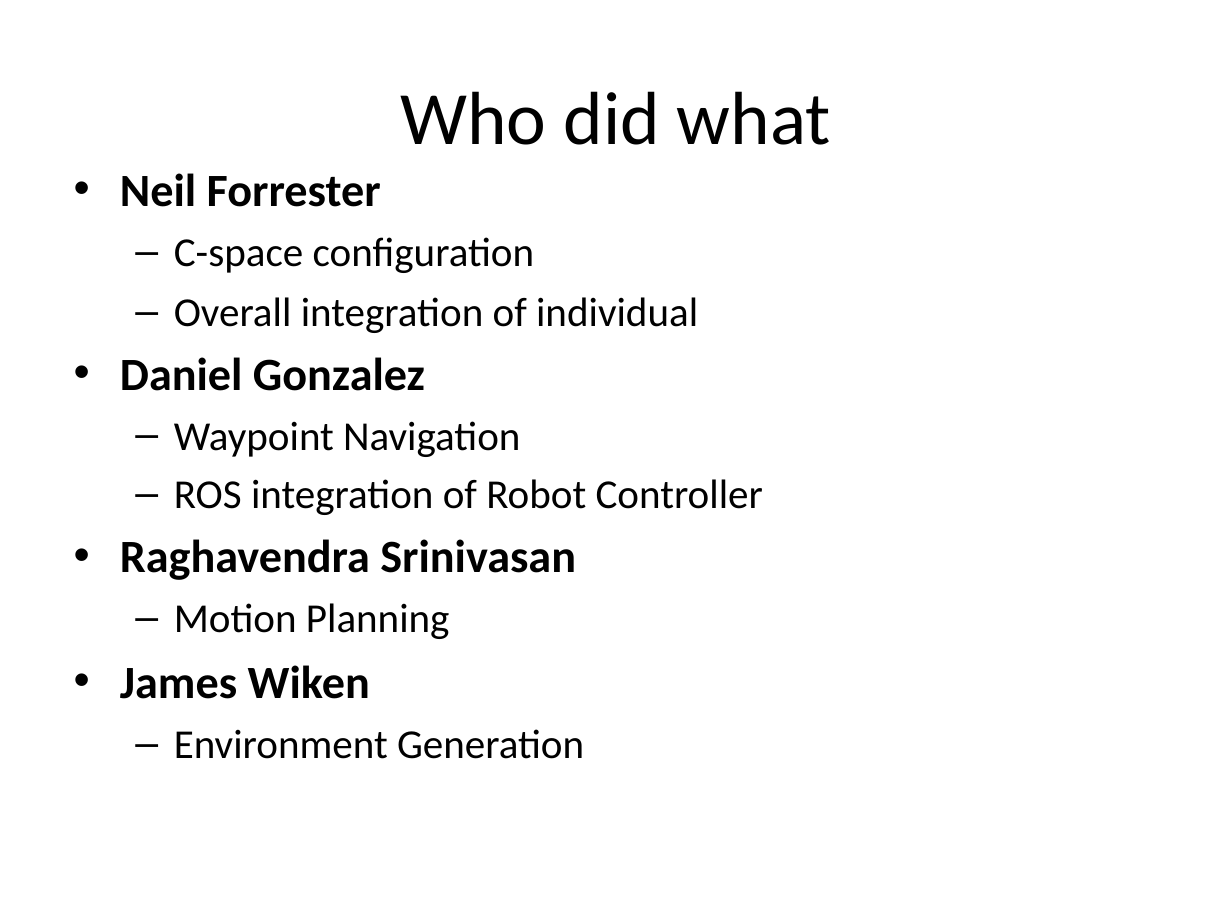
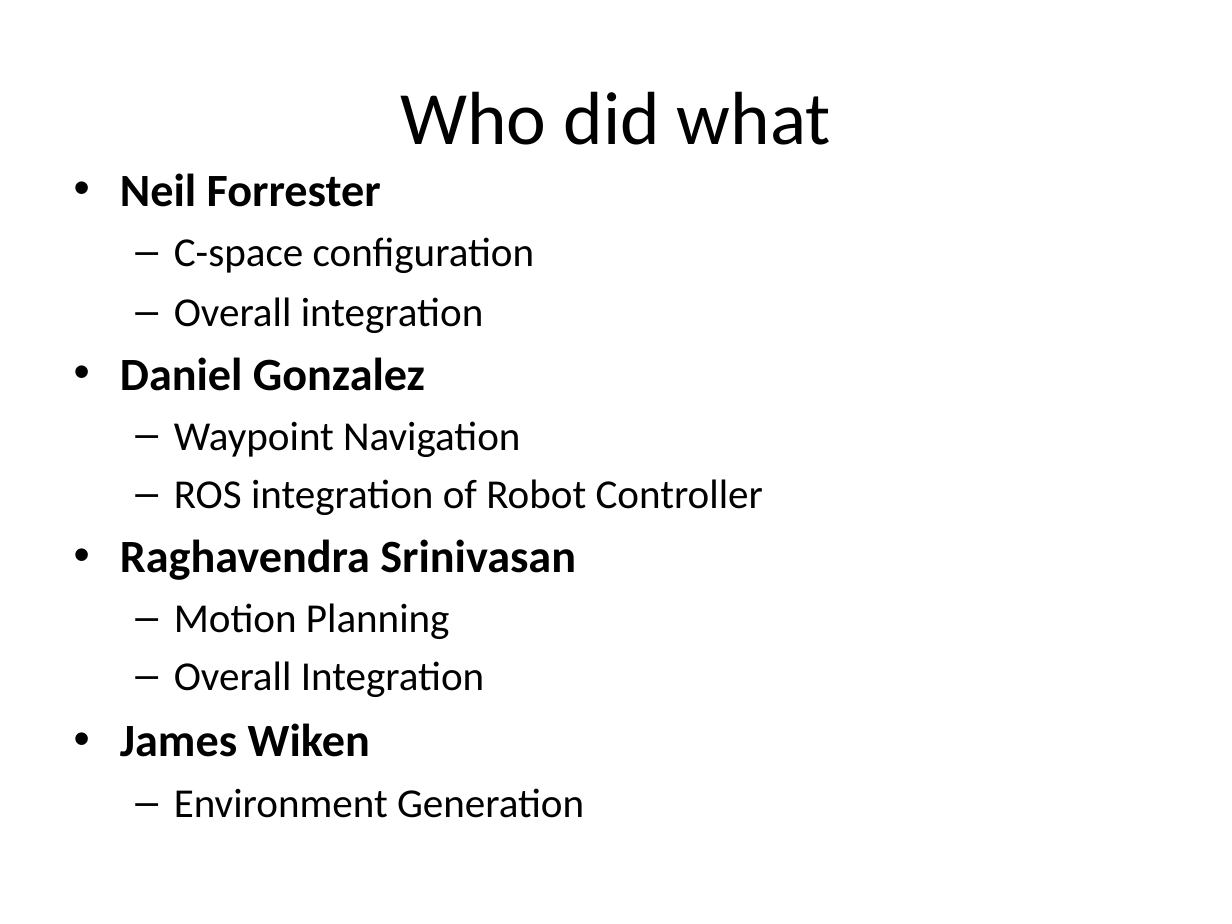
Before and after one commit to nforrester/6.141_labs, a slide deck: slide 11 of Other/Lab6/Lab 6.ppt. Drawn at 1232x924 pixels with LibreOffice and Linux fonts; fonts in the diff are those of the drawing. Boxes give left, top, right and bottom in pixels: in the first picture for what was removed or moved away, otherwise in the second. Text is boxed around its words. In the diff, an @@ line names an element or a change of style, - is before the commit and + after.

```diff
--- a/Other/Lab6/Lab 6.ppt
+++ b/Other/Lab6/Lab 6.ppt
@@ text at <box>174,297,484,333</box>: text changed @@
-  – Overall integration of individual
+  – Overall integration
@@ text at <box>174,661,484,697</box>: paragraph added @@
+  – Overall Integration
```
Also in this commit, not shown: 4 other slides changed.
